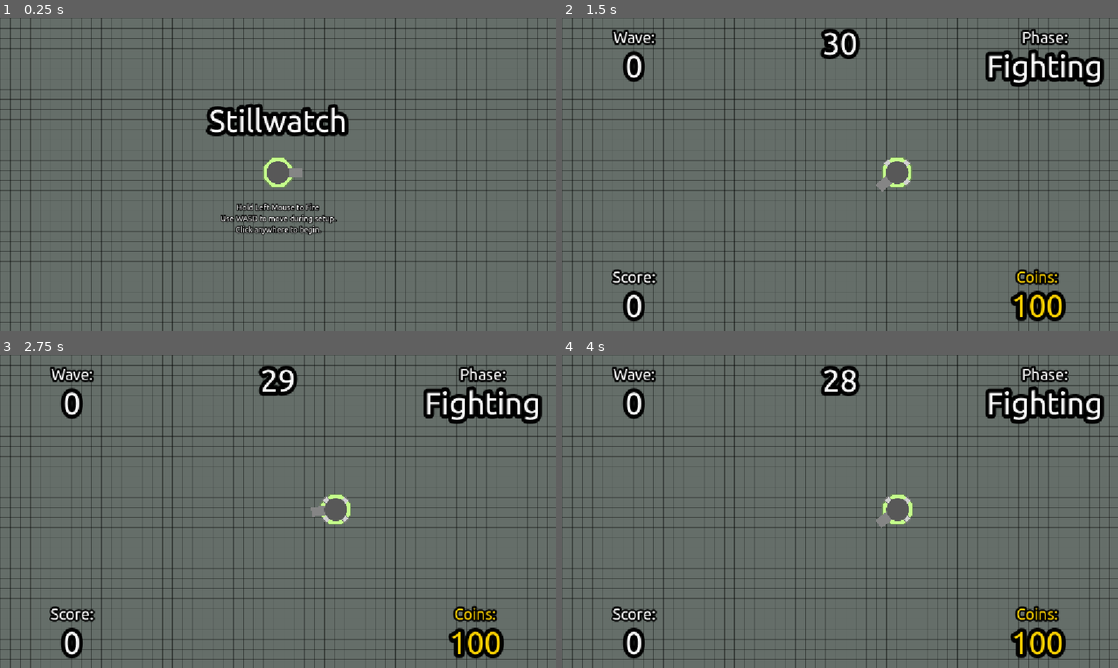
Above: before the commit, frames 1-4 (two rows, left to right).
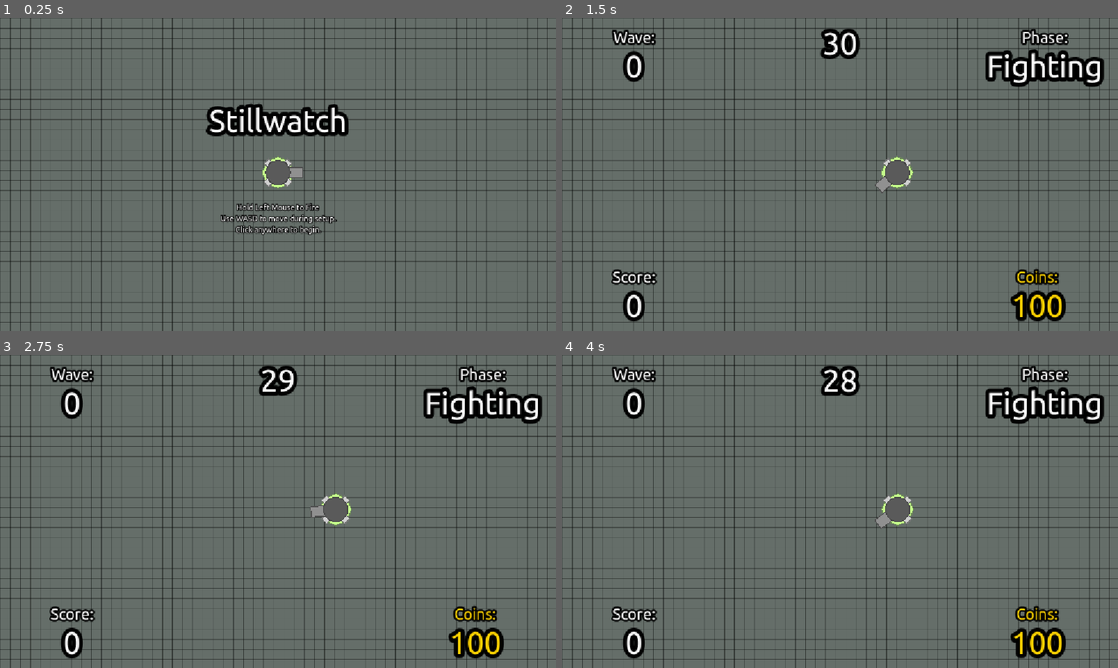
Above: after the commit, the same moments.

Repository: DogeisCut/stillwatch
Game: Godot game, scene res://scenes/world/world.tscn
The game is run twice, just before and just after one commit, with the same random seed, the same clock (stepped at 60 frames per second) and the same inputs. Sound files missing from this copy of the repository are replaced by a short silence.
Inputs (mouse positions are in pixels of both pictures, inside the frame that each line leads up to):
- Up to frame 1 (0.25 s): no input
- Up to frame 2 (1.5 s): tap Enter (shoot) at 0.5 s; move the mouse to (962, 158) at 0.52 s; hold D (right) 0.53-1.25 s; hold Enter (shoot) 0.53-1.25 s; click "Skip Timer" at 1.25 s
- Up to frame 3 (2.75 s): tap Space at 2 s; move the mouse to (166, 527) at 2.02 s; hold S (down) from 2.03 s (still down); tap Enter (shoot) at 2.1 s
- Up to frame 4 (4 s): tap Enter (shoot) at 2.75, 3.6 s; move the mouse to (895, 442) at 2.77 s; release S (down) at 2.78 s; hold D (right) 2.78-3.53 s; hold Enter (shoot) 2.78-3.53 s; move the mouse to (812, 574) at 3.52 s; hold W (up) from 3.53 s (still down)

The runs differ from the first frame. In frame 1, 0.2% of the frame differs, in the area x 47-55%, y 44-55%; in frame 2, 0.1%; in frame 3, 0.1%; in frame 4, 0.1%.

Commit message:
polygons :D

Diff:
--- a/scenes/world/actors/player/player.tscn
+++ b/scenes/world/actors/player/player.tscn
@@ -10,9 +10,8 @@
 shader_parameter/outline_color = Color(0.42009577, 0.5294118, 0.35036424, 1)
 shader_parameter/outline_thickness = 2.0
 shader_parameter/polygon_sides = 8
-shader_parameter/polygon_rotation_radians = 0.0
-
-[sub_resource type="PlaceholderTexture2D" id="PlaceholderTexture2D_vceuw"]
+
+[sub_resource type="PlaceholderTexture2D" id="PlaceholderTexture2D_kaqx2"]
 size = Vector2(64, 64)
 
 [sub_resource type="ShaderMaterial" id="ShaderMaterial_kaqx2"]
@@ -20,8 +19,10 @@
 shader_parameter/fill_color = Color(0.81640625, 0.81640625, 0.81640625, 1)
 shader_parameter/outline_color = Color(0.4609375, 0.4609375, 0.4609375, 1)
 shader_parameter/outline_thickness = 2.0
-shader_parameter/polygon_sides = 4
-shader_parameter/polygon_rotation_radians = 0.0
+shader_parameter/polygon_sides = 1
+
+[sub_resource type="PlaceholderTexture2D" id="PlaceholderTexture2D_vceuw"]
+size = Vector2(12, 66)
 
 [sub_resource type="CircleShape2D" id="CircleShape2D_4flbx"]
 radius = 32.0
@@ -192,21 +193,18 @@
 
 [node name="Body" type="Sprite2D" parent="."]
 material = SubResource("ShaderMaterial_g8358")
-texture = SubResource("PlaceholderTexture2D_vceuw")
+texture = SubResource("PlaceholderTexture2D_kaqx2")
 
 [node name="Lock" type="CanvasGroup" parent="."]
-visible = false
 
 [node name="LockBracket" type="Sprite2D" parent="Lock"]
 material = SubResource("ShaderMaterial_kaqx2")
 rotation = -0.7853982
-scale = Vector2(0.24999999, 1.40625)
 texture = SubResource("PlaceholderTexture2D_vceuw")
 
 [node name="LockBracket2" type="Sprite2D" parent="Lock"]
 material = SubResource("ShaderMaterial_kaqx2")
 rotation = -2.3561945
-scale = Vector2(0.24999999, 1.40625)
 texture = SubResource("PlaceholderTexture2D_vceuw")
 
 [node name="CollisionShape2D" type="CollisionShape2D" parent="."]
--- a/scenes/world/objects/player/crate/crate.tscn
+++ b/scenes/world/objects/player/crate/crate.tscn
@@ -1,12 +1,23 @@
-[gd_scene load_steps=8 format=3 uid="uid://lj0sjbi3k0oo"]
+[gd_scene load_steps=11 format=3 uid="uid://lj0sjbi3k0oo"]
 
 [ext_resource type="Script" uid="uid://dmnw4axjyua12" path="res://scenes/world/objects/player/crate/crate.gd" id="1_uep05"]
 [ext_resource type="AudioStream" uid="uid://tmo0e3qawumu" path="res://assets/audio/sounds/shared/crumple.wav" id="2_mo0jf"]
+[ext_resource type="Shader" uid="uid://lean60ke2pif" path="res://shaders/polygon.gdshader" id="2_tg2ih"]
 
 [sub_resource type="PhysicsMaterial" id="PhysicsMaterial_f3sb7"]
 friction = 0.0
 bounce = 1.0
 absorbent = true
+
+[sub_resource type="ShaderMaterial" id="ShaderMaterial_rrhfh"]
+shader = ExtResource("2_tg2ih")
+shader_parameter/fill_color = Color(1, 1, 1, 1)
+shader_parameter/outline_color = Color(0.5390625, 0.5390625, 0.5390625, 1)
+shader_parameter/outline_thickness = 2.0
+shader_parameter/polygon_sides = 1
+
+[sub_resource type="PlaceholderTexture2D" id="PlaceholderTexture2D_xkrwr"]
+size = Vector2(192, 64)
 
 [sub_resource type="RectangleShape2D" id="RectangleShape2D_f3sb7"]
 size = Vector2(192, 64)
@@ -144,8 +155,9 @@
 angular_damp = 10.0
 script = ExtResource("1_uep05")
 
-[node name="Polygon2D" type="Polygon2D" parent="."]
-polygon = PackedVector2Array(-96, -32, 96, -32, 96, 32, -96, 32)
+[node name="Polygon2D" type="Sprite2D" parent="."]
+material = SubResource("ShaderMaterial_rrhfh")
+texture = SubResource("PlaceholderTexture2D_xkrwr")
 
 [node name="CollisionShape2D" type="CollisionShape2D" parent="."]
 shape = SubResource("RectangleShape2D_f3sb7")
--- a/scenes/world/weaponry/player/turret/barrel/barrel.gd
+++ b/scenes/world/weaponry/player/turret/barrel/barrel.gd
@@ -13,7 +13,9 @@
 @export var turret: Turret
 
 func _ready():
-	visuals.scale = Vector2(length, width)
+	(visuals.texture as PlaceholderTexture2D).size = Vector2(length, width)
+	visuals.position.x = length / 2.0
+	barrel_tip.position.x = length / 2.0
 
 func shoot() -> void:
 	animation_player.stop()
--- a/scenes/world/weaponry/player/turret/barrel/barrel.tscn
+++ b/scenes/world/weaponry/player/turret/barrel/barrel.tscn
@@ -1,8 +1,19 @@
-[gd_scene load_steps=8 format=3 uid="uid://b37bjp40ltjel"]
+[gd_scene load_steps=11 format=3 uid="uid://b37bjp40ltjel"]
 
 [ext_resource type="Script" uid="uid://jsg7p8r28iin" path="res://scenes/world/weaponry/player/turret/barrel/barrel.gd" id="1_a12vh"]
 [ext_resource type="AudioStream" uid="uid://bcse3ge0uv068" path="res://assets/audio/sounds/player/shoot.wav" id="2_rdxsi"]
 [ext_resource type="PackedScene" uid="uid://ir6qnhl132k0" path="res://scenes/world/weaponry/player/projectile/player_bullet.tscn" id="2_ygdis"]
+[ext_resource type="Shader" uid="uid://lean60ke2pif" path="res://shaders/polygon.gdshader" id="3_s1rcv"]
+
+[sub_resource type="ShaderMaterial" id="ShaderMaterial_m05sj"]
+shader = ExtResource("3_s1rcv")
+shader_parameter/fill_color = Color(0.56640625, 0.56640625, 0.56640625, 1)
+shader_parameter/outline_color = Color(0.30859375, 0.30859375, 0.30859375, 1)
+shader_parameter/outline_thickness = 2.0
+shader_parameter/polygon_sides = 1
+
+[sub_resource type="PlaceholderTexture2D" id="PlaceholderTexture2D_vdxpm"]
+resource_local_to_scene = true
 
 [sub_resource type="AudioStreamRandomizer" id="AudioStreamRandomizer_hqtel"]
 random_pitch = 1.1
@@ -14,7 +25,7 @@
 tracks/0/type = "value"
 tracks/0/imported = false
 tracks/0/enabled = true
-tracks/0/path = NodePath("Visuals:position")
+tracks/0/path = NodePath("Origin:position")
 tracks/0/interp = 1
 tracks/0/loop_wrap = true
 tracks/0/keys = {
@@ -30,7 +41,7 @@
 tracks/0/type = "value"
 tracks/0/imported = false
 tracks/0/enabled = true
-tracks/0/path = NodePath("Visuals:position")
+tracks/0/path = NodePath("Origin:position")
 tracks/0/interp = 1
 tracks/0/loop_wrap = true
 tracks/0/keys = {
@@ -50,16 +61,19 @@
 script = ExtResource("1_a12vh")
 bullet_scene = ExtResource("2_ygdis")
 
-[node name="Visuals" type="Polygon2D" parent="."]
+[node name="Origin" type="Marker2D" parent="."]
+
+[node name="Visuals" type="Sprite2D" parent="Origin"]
 unique_name_in_owner = true
-color = Color(0.5234375, 0.5234375, 0.5234375, 1)
-polygon = PackedVector2Array(0, -0.5, 1, -0.5, 1, 0.5, 0, 0.5)
+material = SubResource("ShaderMaterial_m05sj")
+position = Vector2(0.5, 0)
+texture = SubResource("PlaceholderTexture2D_vdxpm")
 
-[node name="BarrelTip" type="Marker2D" parent="Visuals"]
+[node name="BarrelTip" type="Marker2D" parent="Origin/Visuals"]
 unique_name_in_owner = true
-position = Vector2(1, 0)
+position = Vector2(0.5, 0)
 
-[node name="ShootSound" type="AudioStreamPlayer2D" parent="Visuals/BarrelTip"]
+[node name="ShootSound" type="AudioStreamPlayer2D" parent="Origin/Visuals/BarrelTip"]
 unique_name_in_owner = true
 stream = SubResource("AudioStreamRandomizer_hqtel")
 
--- a/scenes/world/weaponry/player/turret/turret.tscn
+++ b/scenes/world/weaponry/player/turret/turret.tscn
@@ -1,25 +1,24 @@
-[gd_scene load_steps=4 format=3 uid="uid://chycx4wuxjuss"]
+[gd_scene load_steps=5 format=3 uid="uid://chycx4wuxjuss"]
 
 [ext_resource type="Script" uid="uid://qptweqejgxqo" path="res://scenes/world/weaponry/player/turret/turret.gd" id="1_c5apd"]
+[ext_resource type="Shader" uid="uid://lean60ke2pif" path="res://shaders/polygon.gdshader" id="2_8ahsi"]
 
-[sub_resource type="Gradient" id="Gradient_c5apd"]
-offsets = PackedFloat32Array(0, 0.9785156, 1)
-colors = PackedColorArray(0.34509805, 0.34509805, 0.34509805, 1, 0.34509805, 0.34509805, 0.34509805, 1, 0.34509805, 0.34509805, 0.34509805, 0)
+[sub_resource type="ShaderMaterial" id="ShaderMaterial_67e3g"]
+shader = ExtResource("2_8ahsi")
+shader_parameter/fill_color = Color(0.3515625, 0.3515625, 0.3515625, 1)
+shader_parameter/outline_color = Color(0.2734375, 0.2734375, 0.2734375, 1)
+shader_parameter/outline_thickness = 2.0
+shader_parameter/polygon_sides = 0
 
-[sub_resource type="GradientTexture2D" id="GradientTexture2D_coqkk"]
-gradient = SubResource("Gradient_c5apd")
-width = 128
-height = 128
-fill = 1
-fill_from = Vector2(0.5, 0.5)
-fill_to = Vector2(0.5, 0)
+[sub_resource type="PlaceholderTexture2D" id="PlaceholderTexture2D_cnqwf"]
+size = Vector2(48, 48)
 
 [node name="BaseTurret" type="Node2D"]
 script = ExtResource("1_c5apd")
 
 [node name="Base" type="Sprite2D" parent="."]
-scale = Vector2(0.375, 0.375)
-texture = SubResource("GradientTexture2D_coqkk")
+material = SubResource("ShaderMaterial_67e3g")
+texture = SubResource("PlaceholderTexture2D_cnqwf")
 
 [node name="ShootTimer" type="Timer" parent="."]
 unique_name_in_owner = true
--- a/shaders/polygon.gdshader
+++ b/shaders/polygon.gdshader
@@ -5,96 +5,106 @@
 
 uniform float outline_thickness = 2.0;
 uniform int polygon_sides = 0;
-uniform float polygon_rotation_radians = 0.0;
+//uniform float polygon_rotation_radians = 0.0;
 
 varying vec2 local_position;
 varying vec2 quad_half_size;
 
-// TODO: round line joins toggle, like stroke-linecap="round" and stroke-linecap="round" in svg
+const float TWO_PI = 6.28318530718;
 
-vec2 rotate_vector(vec2 position, float radians)
-{
-	float cosine_value = cos(radians);
-	float sine_value = sin(radians);
-	return vec2(
-		position.x * cosine_value - position.y * sine_value,
-		position.x * sine_value + position.y * cosine_value
-	);
-}
-
-float smin(float a, float b, float k)
-{
-	float h = clamp(0.5 + 0.5*(b - a)/k, 0.0, 1.0);
-	return mix(b, a, h) - k*h*(1.0 - h);
-}
+//vec2 rotate_vector(vec2 position, float radians)
+//{
+	//float c = cos(radians);
+	//float s = sin(radians);
+	//return vec2(
+		//position.x * c - position.y * s,
+		//position.x * s + position.y * c
+	//);
+//}
 
 float signed_distance_circle(vec2 position)
 {
 	return length(position) - 1.0;
 }
 
-float signed_distance_dot(vec2 position)
+float signed_distance_rect(vec2 position, vec2 size)
 {
-	return length(position);
+	vec2 d = abs(position) - size;
+	return length(max(d, 0.0)) + min(max(d.x, d.y), 0.0);
 }
 
-float signed_distance_line(vec2 position)
+float signed_distance_regular_polygon_edges(vec2 p, int sides)
 {
-	return abs(position.y) - 0.05;
-}
+	float minDist = 1e20;
+	bool inside = true;
 
-float signed_distance_regular_polygon(vec2 position, int sides, out float unscaled_distance)
-{
-	float angle = atan(position.y, position.x);
-	float sector_angle = 6.28318530718 / float(sides);
-	float projected_distance = cos(floor(0.5 + angle / sector_angle) * sector_angle - angle) * length(position);
-	float circumradius_scale = cos(3.14159265359 / float(sides));
-	unscaled_distance = projected_distance - circumradius_scale;
-	return projected_distance / circumradius_scale - 1.0;
+	for (int i = 0; i < sides; ++i)
+	{
+		float aAng = float(i) * TWO_PI / float(sides);
+		float bAng = float(i + 1) * TWO_PI / float(sides);
+
+		vec2 a = vec2(cos(aAng), sin(aAng));
+		vec2 b = vec2(cos(bAng), sin(bAng));
+		vec2 ab = b - a;
+		vec2 ap = p - a;
+
+		float abLen2 = dot(ab, ab);
+		float t = 0.0;
+		if (abLen2 > 0.0)
+			t = clamp(dot(ap, ab) / abLen2, 0.0, 1.0);
+
+		vec2 closest = a + ab * t;
+		float d = length(p - closest);
+		minDist = min(minDist, d);
+
+		float crossz = ab.x * ap.y - ab.y * ap.x;
+		if (crossz < 0.0)
+			inside = false;
+	}
+
+	return inside ? -minDist : minDist;
 }
 
 void vertex()
 {
 	quad_half_size = abs(VERTEX);
-	vec2 expansion = sign(VERTEX) * outline_thickness * 2.0; //doubling accounts for sharp corners.
+	vec2 expansion = sign(VERTEX) * outline_thickness;
 	VERTEX += expansion;
 	local_position = VERTEX;
 }
 
 void fragment()
 {
-	vec2 normalized_position = local_position / quad_half_size;
-	normalized_position = rotate_vector(normalized_position, polygon_rotation_radians);
+	float min_half = min(quad_half_size.x, quad_half_size.y);
 
-	float signed_distance;
-	float outline_distance;
+	vec2 normalized_position = local_position / min_half;
+	//normalized_position = rotate_vector(normalized_position, polygon_rotation_radians);
+
+	vec2 rect_normalized_size = quad_half_size / min_half;
+
+	float signed_distance = 1.0;
 
 	if (polygon_sides <= 0)
 	{
 		signed_distance = signed_distance_circle(normalized_position);
-		outline_distance = signed_distance;
 	}
 	else if (polygon_sides == 1)
 	{
-		signed_distance = signed_distance_dot(normalized_position) - 0.1;
-		outline_distance = signed_distance;
+		signed_distance = signed_distance_rect(normalized_position, rect_normalized_size);
 	}
 	else if (polygon_sides == 2)
 	{
-		signed_distance = signed_distance_line(normalized_position);
-		outline_distance = signed_distance;
+		signed_distance = abs(normalized_position.y) - 0.05;
 	}
 	else
 	{
-		signed_distance = signed_distance_regular_polygon(
-			normalized_position,
-			polygon_sides,
-			outline_distance
-		);
+		signed_distance = signed_distance_regular_polygon_edges(normalized_position, polygon_sides);
 	}
 
 	float fill_mask = step(signed_distance, 0.0);
-	float outline_mask = step(outline_distance, outline_thickness / quad_half_size.x) * (1.0 - fill_mask);
+
+	float normalized_outline_thickness = outline_thickness / min_half;
+	float outline_mask = step(signed_distance, normalized_outline_thickness) * (1.0 - fill_mask);
 
 	float visible_mask = fill_mask + outline_mask;
 	if (visible_mask < 0.5)
Not shown: 1 places in scenes/world/actors/player/player.tscn that only renumber resources
